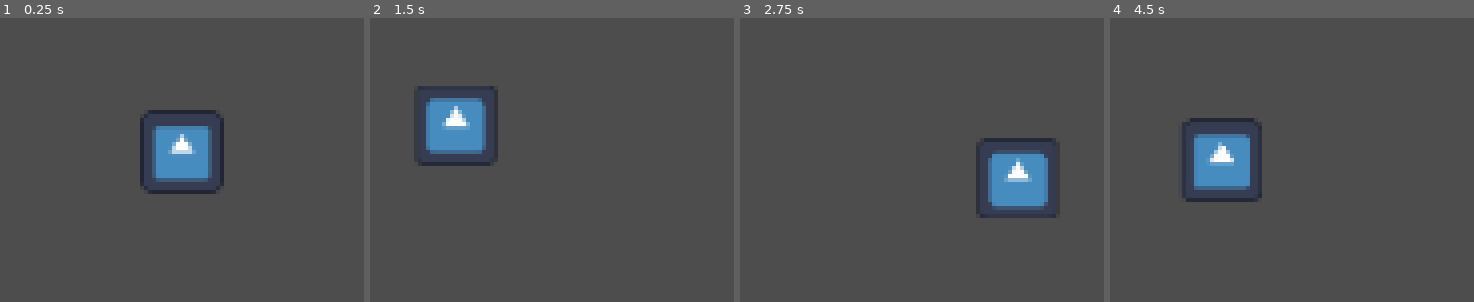
Above: before the commit, frames 1-4 (left to right).
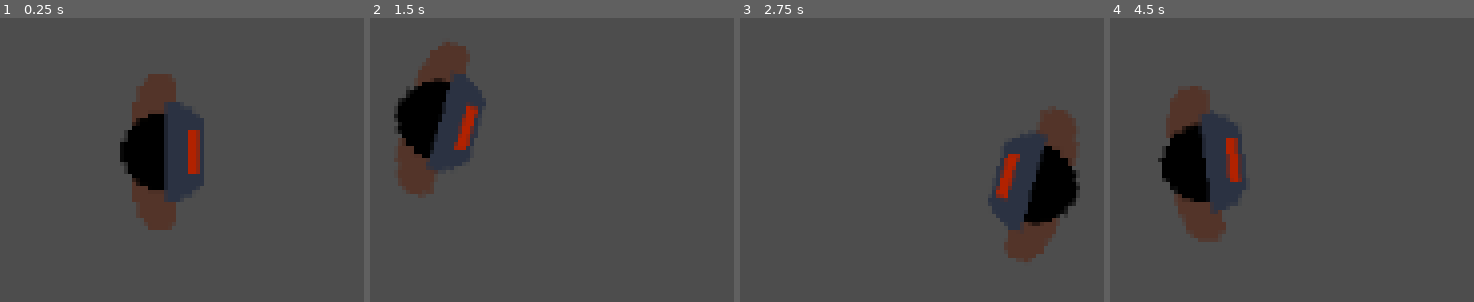
Above: after the commit, the same moments.

Repository: sparkworm/CookieJam
Game: Godot game, scene res://scenes/levels/level.tscn
The game is run twice, just before and just after one commit, with the same random seed, the same clock (stepped at 60 frames per second) and the same inputs. This scene is started directly instead of the project's main scene. The engine's default icon, where the game draws it, is replaced by a stand-in: a white triangle on a blue panel in a dark square.
Inputs (mouse positions are in pixels of both pictures, inside the frame that each line leads up to):
- Up to frame 1 (0.25 s): no input
- Up to frame 2 (1.5 s): tap Enter at 0.5 s; move the mouse to (outside the picture) at 0.52 s; hold W (move_up) from 0.53 s (still down); tap Space at 1.25 s; move the mouse to (outside the picture) at 1.27 s
- Up to frame 3 (2.75 s): tap Enter at 2 s; move the mouse to (outside the picture) at 2.02 s; release W (move_up) at 2.03 s; hold A (move_left) from 2.03 s (still down)
- Up to frame 4 (4.5 s): tap Space at 2.75, 4.25 s; move the mouse to (1452, 151) at 2.77 s; tap Enter at 3.5 s; move the mouse to (outside the picture) at 3.52 s; release A (move_left) at 3.53 s; hold S (move_down) 3.53-4.28 s; move the mouse to (outside the picture) at 4.27 s; hold D (move_right) from 4.28 s (still down)

The runs differ from the first frame. In frame 1, 8.7% of the frame differs, in the area x 32-62%, y 19-75%; in frame 2, 8.7%; in frame 3, 8.8%, in the area x 64-94%, y 32-86%; in frame 4, 8.7%.

Commit message:
Constructed player appearance from texture pieces.  Also made player face mouse pointer.

Diff:
--- a/project.godot
+++ b/project.godot
@@ -106,5 +106,6 @@
 
 [rendering]
 
+textures/canvas_textures/default_texture_filter=0
 rendering_device/driver.windows="d3d12"
 renderer/rendering_method="mobile"
--- a/scenes/characters/player.gd
+++ b/scenes/characters/player.gd
@@ -4,6 +4,8 @@
 @onready var velocity_component: VelocityComponent = $VelocityComponent
 
 func _physics_process(delta: float) -> void:
+	# point towards mouse
+	look_at(get_global_mouse_position())
 	var move_dir: Vector2 = Input.get_vector("move_left", "move_right", "move_up", "move_down")
 	if move_dir != Vector2.ZERO:
 		velocity_component.accelerate(delta, move_dir)
--- a/scenes/characters/player.tscn
+++ b/scenes/characters/player.tscn
@@ -2,9 +2,13 @@
 
 [ext_resource type="Script" uid="uid://d1lgpeydnscc0" path="res://scenes/characters/player.gd" id="1_rp718"]
 [ext_resource type="PackedScene" uid="uid://dqmunjlmebvy8" path="res://scenes/components/velocity_component.tscn" id="2_76oj4"]
-[ext_resource type="Texture2D" uid="uid://bvotaivtxlkhn" path="res://textures/icon.svg" id="3_dyp2m"]
+[ext_resource type="Texture2D" uid="uid://bbbta28cgcgqw" path="res://textures/character/body.png" id="3_kqtwu"]
+[ext_resource type="Texture2D" uid="uid://dbseooyx5kmiw" path="res://textures/generic_shapes/circle7.png" id="4_6eyoc"]
+[ext_resource type="Texture2D" uid="uid://bshh8olfoq7nd" path="res://textures/character/player_mask.png" id="5_eojnx"]
+[ext_resource type="Texture2D" uid="uid://bwwyrg1w4tipt" path="res://textures/character/visor.png" id="6_qgnko"]
 
 [sub_resource type="CircleShape2D" id="CircleShape2D_yewv4"]
+radius = 14.142136
 
 [node name="Player" type="CharacterBody2D" unique_id=1046586076]
 collision_mask = 10
@@ -20,6 +24,22 @@
 accel = 750.0
 decel = 400.0
 
-[node name="Icon" type="Sprite2D" parent="." unique_id=978323355]
-scale = Vector2(0.115, 0.115)
-texture = ExtResource("3_dyp2m")
+[node name="Body" type="Node2D" parent="." unique_id=1423505968]
+position = Vector2(-3, 0)
+rotation = 1.5707964
+
+[node name="Body" type="Sprite2D" parent="Body" unique_id=627173134]
+self_modulate = Color(0.3254902, 0.20392157, 0.16078432, 1)
+texture = ExtResource("3_kqtwu")
+
+[node name="Head" type="Sprite2D" parent="Body" unique_id=242722414]
+self_modulate = Color(0, 0, 0, 1)
+texture = ExtResource("4_6eyoc")
+
+[node name="Mask" type="Sprite2D" parent="Body/Head" unique_id=1234765175]
+self_modulate = Color(0.16862746, 0.19607843, 0.25882354, 1)
+texture = ExtResource("5_eojnx")
+
+[node name="Visor" type="Sprite2D" parent="Body/Head" unique_id=396957019]
+self_modulate = Color(0.69803923, 0.13333334, 0, 1)
+texture = ExtResource("6_qgnko")
